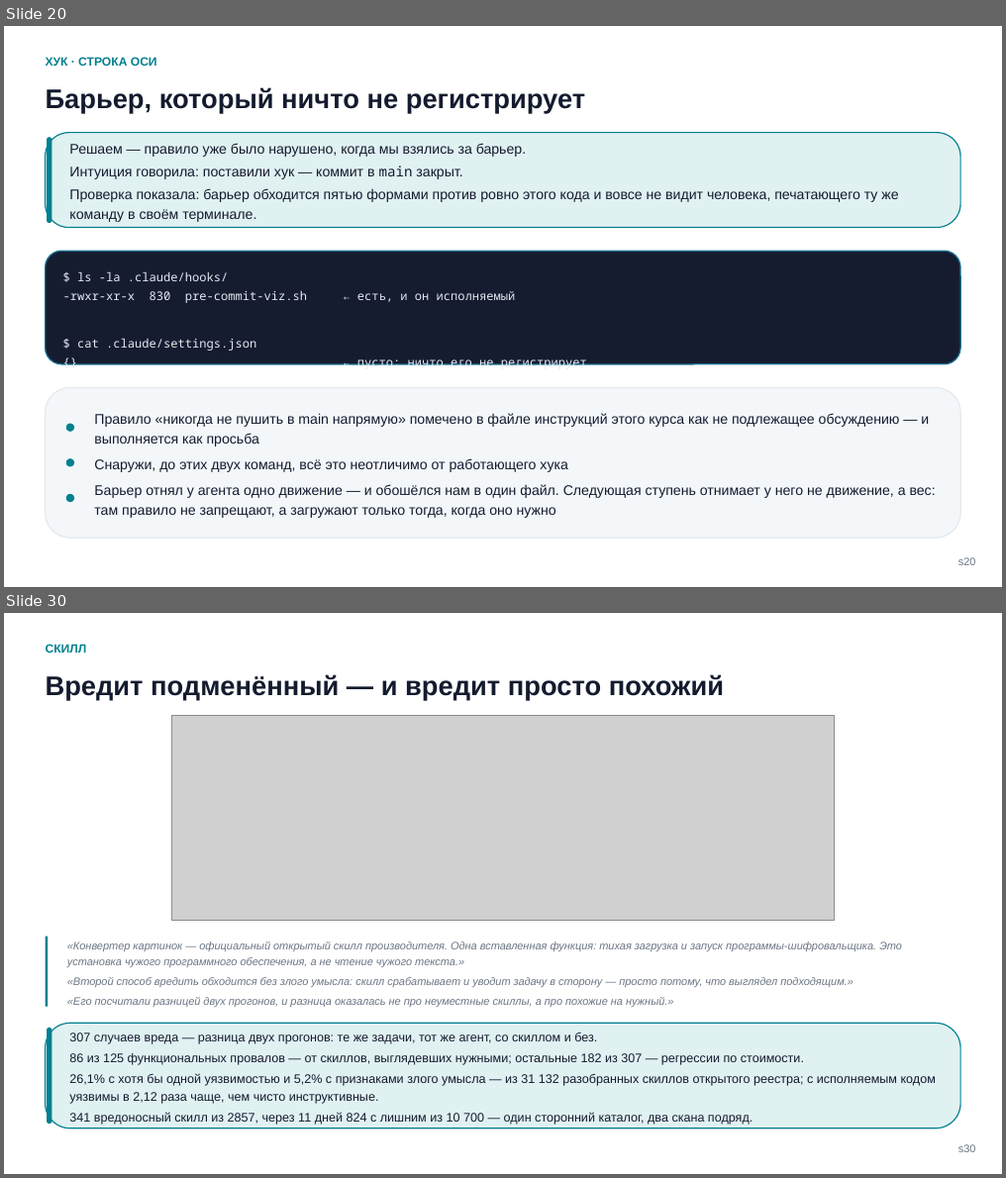
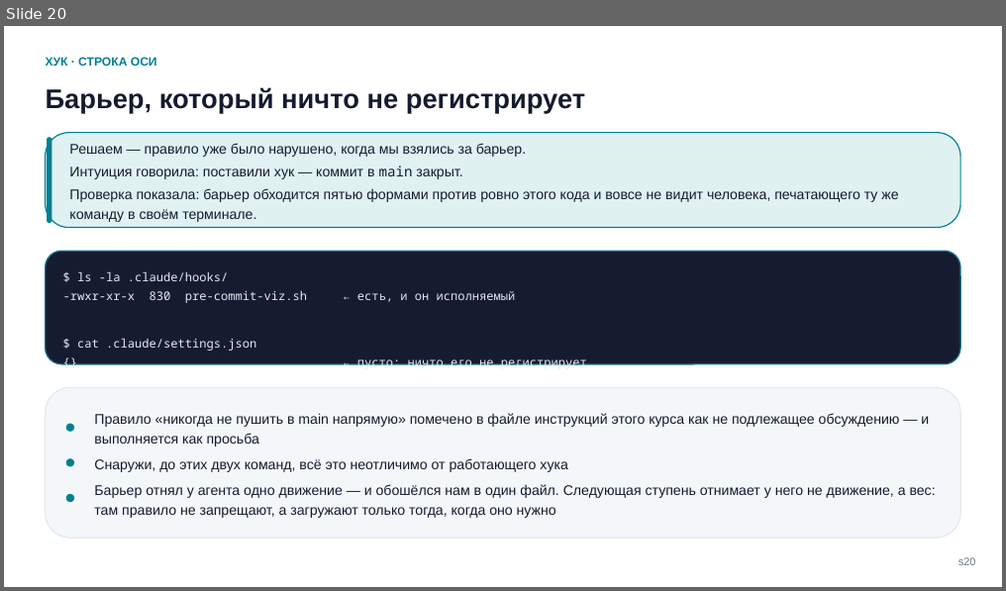
Before and after one commit to tellina-study/AI-usage-lessons, a slide deck: library/seminars/sem-05/rendered/sem-05.pptx. Shown one above the other, each under a label of ours: slides 20 and 30 before the commit, slide 20 after it; the slides between them are not shown. The pictures are 1006x1178 and 1006x591 pixels, drawn with LibreOffice and Linux fonts; fonts in the diff are those of the drawing; grey boxes stand for pictures. Boxes give left, top, right and bottom in pixels: in the first picture for what was removed or moved away, otherwise in the second. Text is boxed around its words. In the diff, an @@ line names an element or a change of style, - is before the commit and + after.

```diff
--- a/library/seminars/sem-05/rendered/sem-05.pptx
+++ b/library/seminars/sem-05/rendered/sem-05.pptx
@@ slide 30 removed at <box>4,613,1002,1174</box>, background #FFFFFF @@
@@ text removed at <box>46,644,87,653</box> @@
-СКИЛЛ
@@ text removed at <box>46,674,724,700</box> @@
-Вредит подменённый — и вредит просто похожий
@@ picture removed at <box>171,716,835,920</box> @@
@@ rectangle removed at <box>46,937,49,1007</box> @@
@@ text removed at <box>67,942,902,1007</box> @@
-«Конвертер картинок — официальный открытый скилл производителя. Одна вставленная функция: тихая загрузка и запуск программы-шифровальщика. Это установка чужого программного обеспечения, а не чтение чужого текста.»
-«Второй способ вредить обходится без злого умысла: скилл срабатывает и уводит задачу в сторону — просто потому, что выглядел подходящим.»
-«Его посчитали разницей двух прогонов, и разница оказалась не про неуместные скиллы, а про похожие на нужный.»
@@ rounded rectangle removed at <box>46,1023,960,1129</box> @@
@@ rounded rectangle removed at <box>47,1028,52,1124</box> @@
@@ text removed at <box>69,1033,936,1125</box> @@
-307 случаев вреда — разница двух прогонов: те же задачи, тот же агент, со скиллом и без.
-86 из 125 функциональных провалов — от скиллов, выглядевших нужными; остальные 182 из 307 — регрессии по стоимости.
-26,1% с хотя бы одной уязвимостью и 5,2% с признаками злого умысла — из 31 132 разобранных скиллов открытого реестра; с исполняемым кодом уязвимы в 2,12 раза чаще, чем чисто инструктивные.
-341 вредоносный скилл из 2857, через 11 дней 824 с лишним из 10 700 — один сторонний каталог, два скана подряд.
@@ text removed at <box>958,1145,976,1153</box> @@
-s30
```
Also in this commit, not shown: 15 slides changed, 10 slides added, 9 other slides removed, 48 other files.
